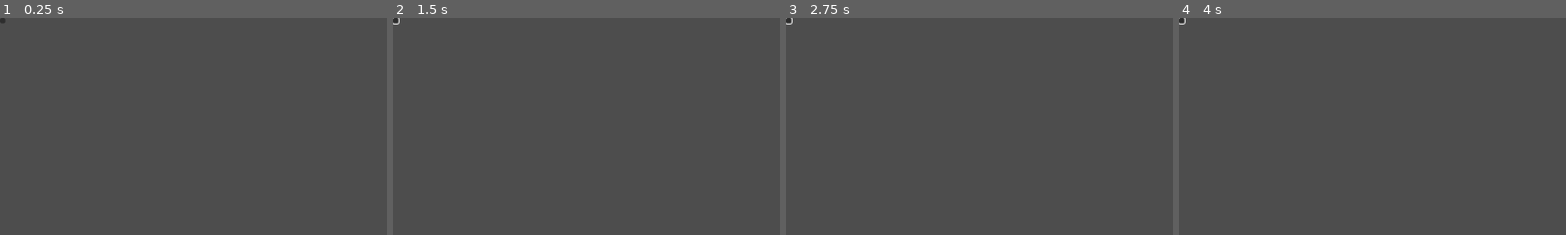
Above: before the commit, frames 1-4 (left to right).
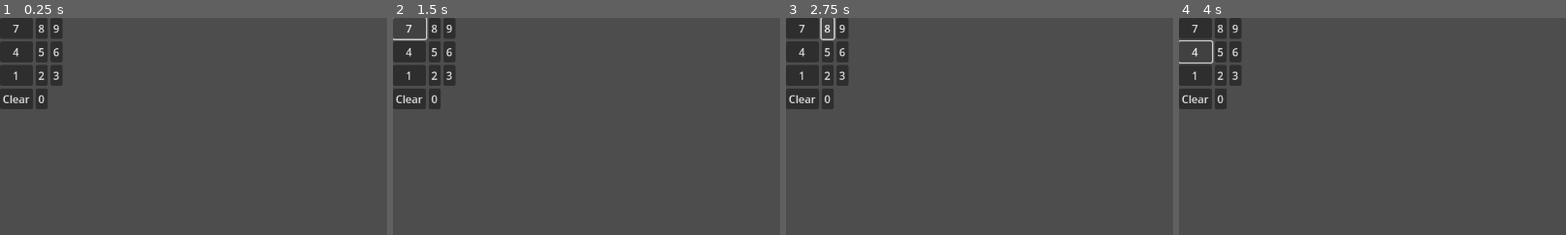
Above: after the commit, the same moments.

Repository: CoffeeCoder1/etc-eos-remote
Game: Godot game, scene res://scenes/keypad/keypad.tscn
Same seed, same stepped clock (60 frames per second), same inputs: the game is played once before the commit and once after it.
Inputs (mouse positions are % of the whole screen's width and height, from its top left):
- Up to frame 1 (0.25 s): no input
- Up to frame 2 (1.5 s): click (0, 1) at 0.52 s; click (2, 2) at 1.25 s, where only the run after the commit has a clickable "7"
- Up to frame 3 (2.75 s): click (5, 2) at 2 s, where only the run after the commit has a clickable "8"
- Up to frame 4 (4 s): click (7, 2) at 2.75 s, where only the run after the commit has a clickable "9"; click (2, 8) at 3.5 s, where only the run after the commit has a clickable "4"
The pictures show only the part of the screen within x 0-50%, y 0-50%; the shares and areas given below are measured in that part.

The runs differ from the first frame. In frame 1, 4.9% of the frame differs, in the area x 0-17%, y 0-42%; in frame 2, 4.3%; in frame 3, 4.8%; in frame 4, 4.3%.

Commit message:
Add a basic keypad

Diff:
--- a/scenes/keypad/keypad.gd
+++ b/scenes/keypad/keypad.gd
@@ -1,11 +1,13 @@
 extends Control
 
 
-# Called when the node enters the scene tree for the first time.
-func _ready() -> void:
-	$OSCCommand.send_command("Chan 1 Full Enter")
+func _on_button_pressed(command: String) -> void:
+	$OSCCommand.send_command(command)
 
 
-# Called every frame. 'delta' is the elapsed time since the previous frame.
-func _process(delta: float) -> void:
-	pass
+func _on_key_pressed(key: String) -> void:
+	$OSCKey.press_key(key)
+
+
+func _on_key_released(key: String) -> void:
+	$OSCKey.release_key(key)
--- a/scenes/keypad/keypad.tscn
+++ b/scenes/keypad/keypad.tscn
@@ -1,8 +1,12 @@
-[gd_scene load_steps=4 format=3 uid="uid://b1p8ak2bb83bq"]
+[gd_scene load_steps=8 format=3 uid="uid://b1p8ak2bb83bq"]
 
 [ext_resource type="Script" path="res://scenes/keypad/keypad.gd" id="1_ipp1c"]
 [ext_resource type="Script" path="res://scenes/messages/command.gd" id="2_r73ml"]
+[ext_resource type="Script" path="res://scenes/messages/key.gd" id="2_v3vkr"]
 [ext_resource type="Script" path="res://addons/godOSC/scripts/OSCClient.gd" id="3_b2fn5"]
+[ext_resource type="Script" path="res://scenes/messages/command_line_output.gd" id="4_7uejp"]
+[ext_resource type="Script" path="res://addons/godOSC/scripts/OSCServer.gd" id="4_xkbgg"]
+[ext_resource type="Texture2D" uid="uid://cm6dth8l04aw6" path="res://Screenshot 2024-09-24 at 12.06.16.png" id="6_oav8w"]
 
 [node name="Keypad" type="Control"]
 layout_mode = 3
@@ -17,9 +21,56 @@
 layout_mode = 0
 offset_right = 40.0
 offset_bottom = 40.0
+columns = 3
 
-[node name="Button" type="Button" parent="GridContainer"]
+[node name="Button7" type="Button" parent="GridContainer"]
 layout_mode = 2
+text = "7"
+
+[node name="Button8" type="Button" parent="GridContainer"]
+layout_mode = 2
+text = "8"
+
+[node name="Button9" type="Button" parent="GridContainer"]
+layout_mode = 2
+text = "9"
+
+[node name="Button4" type="Button" parent="GridContainer"]
+layout_mode = 2
+text = "4"
+
+[node name="Button5" type="Button" parent="GridContainer"]
+layout_mode = 2
+text = "5"
+
+[node name="Button6" type="Button" parent="GridContainer"]
+layout_mode = 2
+text = "6"
+
+[node name="Button1" type="Button" parent="GridContainer"]
+layout_mode = 2
+text = "1"
+
+[node name="Button2" type="Button" parent="GridContainer"]
+layout_mode = 2
+text = "2"
+
+[node name="Button3" type="Button" parent="GridContainer"]
+layout_mode = 2
+text = "3"
+
+[node name="ButtonClear" type="Button" parent="GridContainer"]
+layout_mode = 2
+text = "Clear"
+
+[node name="Button0" type="Button" parent="GridContainer"]
+layout_mode = 2
+text = "0"
+
+[node name="OSCKey" type="Node" parent="." node_paths=PackedStringArray("target_client")]
+script = ExtResource("2_v3vkr")
+target_client = NodePath("../OSCClient")
+osc_address = "/eos/key"
 
 [node name="OSCCommand" type="Node" parent="." node_paths=PackedStringArray("target_client")]
 script = ExtResource("2_r73ml")
@@ -28,3 +79,31 @@
 
 [node name="OSCClient" type="Node" parent="."]
 script = ExtResource("3_b2fn5")
+port = 8000
+
+[node name="OSCCommandLineOutputReciever" type="Node" parent="." node_paths=PackedStringArray("target_server")]
+script = ExtResource("4_7uejp")
+target_server = NodePath("../OSCServer")
+osc_address = "/eos/out/cmd"
+
+[node name="OSCServer" type="Node" parent="."]
+script = ExtResource("4_xkbgg")
+port = 8001
+
+[node name="Screenshot2024-09-24At12_06_16" type="Sprite2D" parent="."]
+position = Vector2(1644, 313)
+scale = Vector2(0.31997, 0.35536)
+texture = ExtResource("6_oav8w")
+
+[connection signal="button_down" from="GridContainer/Button7" to="." method="_on_button_pressed" binds= ["7"]]
+[connection signal="button_down" from="GridContainer/Button8" to="." method="_on_button_pressed" binds= ["8"]]
+[connection signal="button_down" from="GridContainer/Button9" to="." method="_on_button_pressed" binds= ["9"]]
+[connection signal="button_down" from="GridContainer/Button4" to="." method="_on_button_pressed" binds= ["4"]]
+[connection signal="button_down" from="GridContainer/Button5" to="." method="_on_button_pressed" binds= ["5"]]
+[connection signal="button_down" from="GridContainer/Button6" to="." method="_on_button_pressed" binds= ["6"]]
+[connection signal="button_down" from="GridContainer/Button1" to="." method="_on_button_pressed" binds= ["1"]]
+[connection signal="button_down" from="GridContainer/Button2" to="." method="_on_button_pressed" binds= ["2"]]
+[connection signal="button_down" from="GridContainer/Button3" to="." method="_on_button_pressed" binds= ["3"]]
+[connection signal="button_down" from="GridContainer/ButtonClear" to="." method="_on_key_pressed" binds= ["clear_cmd"]]
+[connection signal="button_up" from="GridContainer/ButtonClear" to="." method="_on_key_released" binds= ["clear_cmd"]]
+[connection signal="button_down" from="GridContainer/Button0" to="." method="_on_button_pressed" binds= ["0"]]
--- /dev/null
+++ b/scenes/messages/command_line_output.gd
@@ -0,0 +1,13 @@
+extends OSCReceiver
+
+
+# Called when the node enters the scene tree for the first time.
+func _ready() -> void:
+	pass # Replace with function body.
+
+
+# Called every frame. 'delta' is the elapsed time since the previous frame.
+func _process(delta: float) -> void:
+	pass
+	if target_server.incoming_messages.has(osc_address):
+		print(osc_address)
--- /dev/null
+++ b/scenes/messages/key.gd
@@ -0,0 +1,19 @@
+extends OSCMessage
+
+
+# Called when the node enters the scene tree for the first time.
+func _ready() -> void:
+	pass # Replace with function body.
+
+
+# Called every frame. 'delta' is the elapsed time since the previous frame.
+func _process(delta: float) -> void:
+	pass
+
+
+func press_key(key: String) -> void:
+	target_client.send_message(osc_address + "/" + key, [1.0])
+
+
+func release_key(key: String) -> void:
+	target_client.send_message(osc_address + "/" + key, [0.0])
